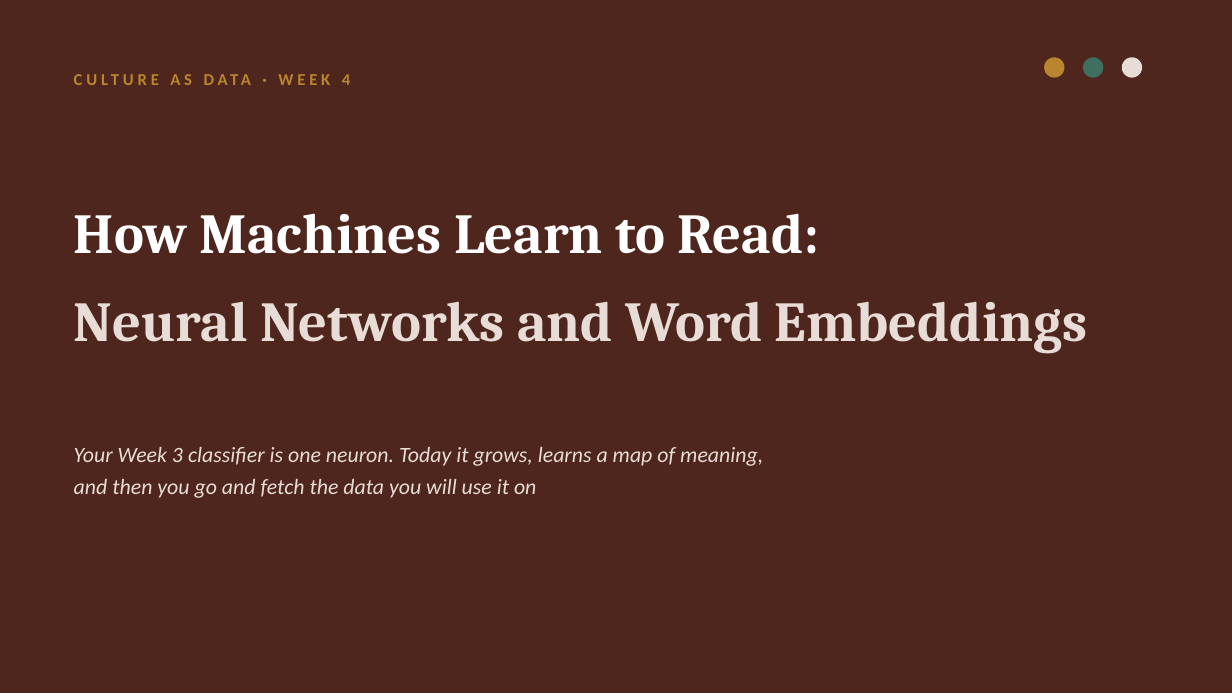
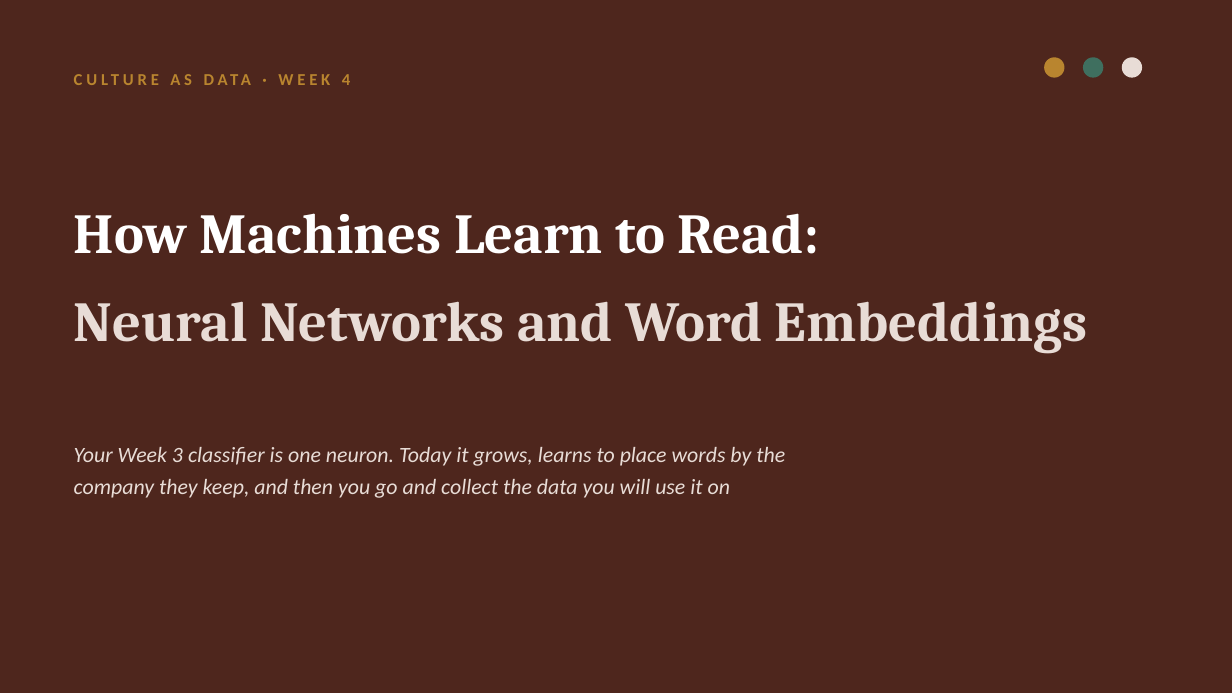
Before and after one commit to lucianli123/culture-as-data-2026, a slide deck: slide 1 of slides/week-04-lecture-draft.pptx. Drawn at 1232x693 pixels with LibreOffice and Linux fonts; fonts in the diff are those of the drawing. Boxes give left, top, right and bottom in pixels: in the first picture for what was removed or moved away, otherwise in the second. Text is boxed around its words. In the diff, an @@ line names an element or a change of style, - is before the commit and + after.

```diff
--- a/slides/week-04-lecture-draft.pptx
+++ b/slides/week-04-lecture-draft.pptx
@@ text at (74, 447, 785, 498): text changed @@
-Your Week 3 classifier is one neuron. Today it grows, learns a map of meaning,
-and then you go and fetch the data you will use it on
+Your Week 3 classifier is one neuron. Today it grows, learns to place words by the
+company they keep, and then you go and collect the data you will use it on
```
Also in this commit, not shown: 9 other slides changed, 2 other files.
